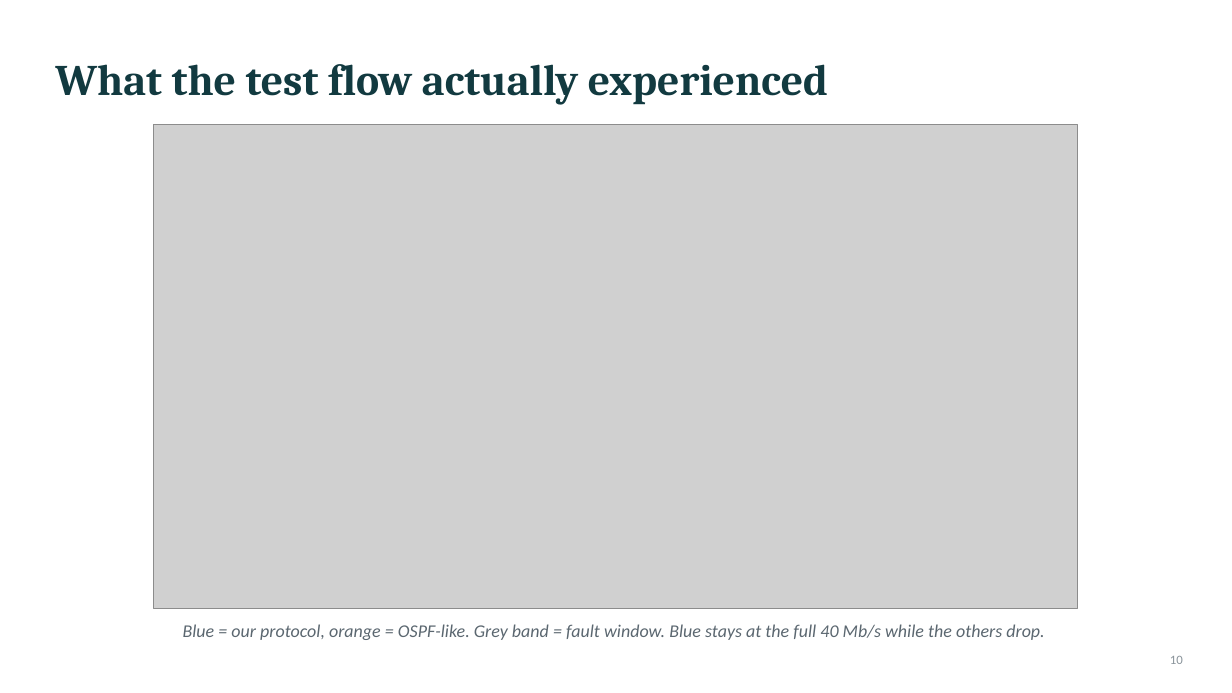
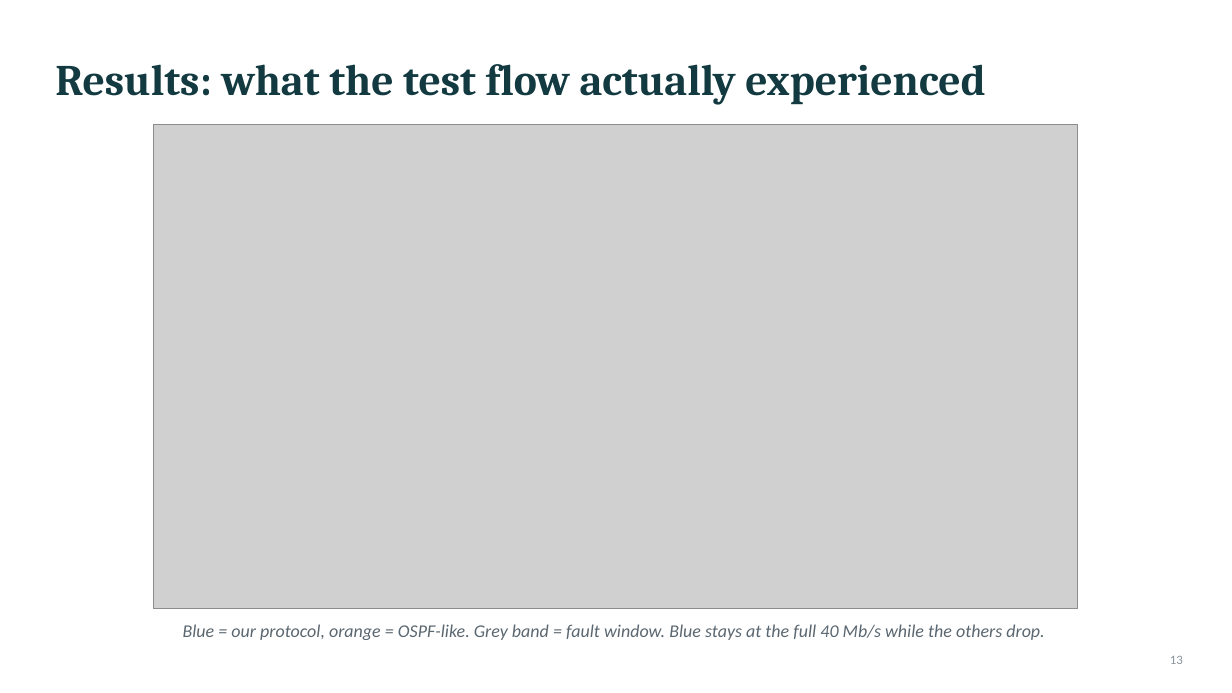
Before and after one commit to nehadamani0909/F2_Team18, a slide deck: slide 13 of submission/F2_Team18_PPT.pptx (slide 10 before the commit). Drawn at 1232x693 pixels with LibreOffice and Linux fonts; fonts in the diff are those of the drawing; grey boxes stand for pictures. Boxes give left, top, right and bottom in pixels: in the first picture for what was removed or moved away, otherwise in the second. Text is boxed around its words. In the diff, an @@ line names an element or a change of style, - is before the commit and + after.

```diff
--- a/submission/F2_Team18_PPT.pptx
+++ b/submission/F2_Team18_PPT.pptx
@@ title at [55,64,985,105]: text changed @@
-What the test flow actually experienced
+Results: what the test flow actually experienced
@@ page number at [1170,656,1183,664]: text changed @@
-10
+13
```
Also in this commit, not shown: 11 other slides changed, 4 slides added, 2 other files.
